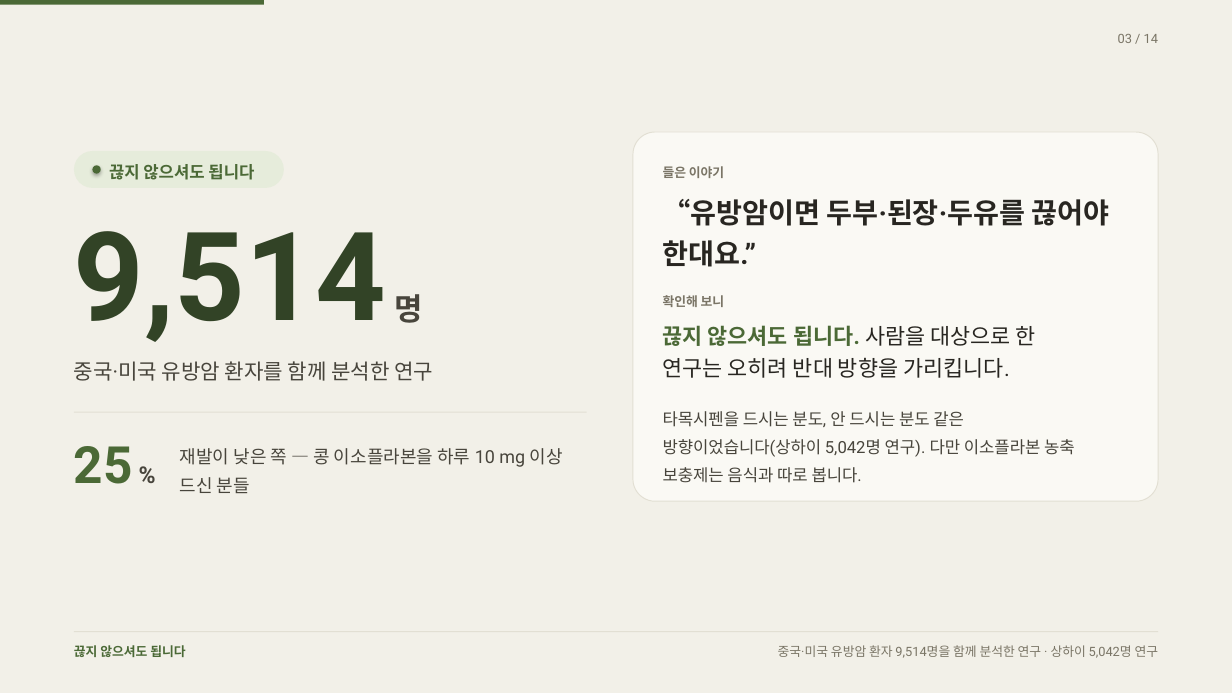
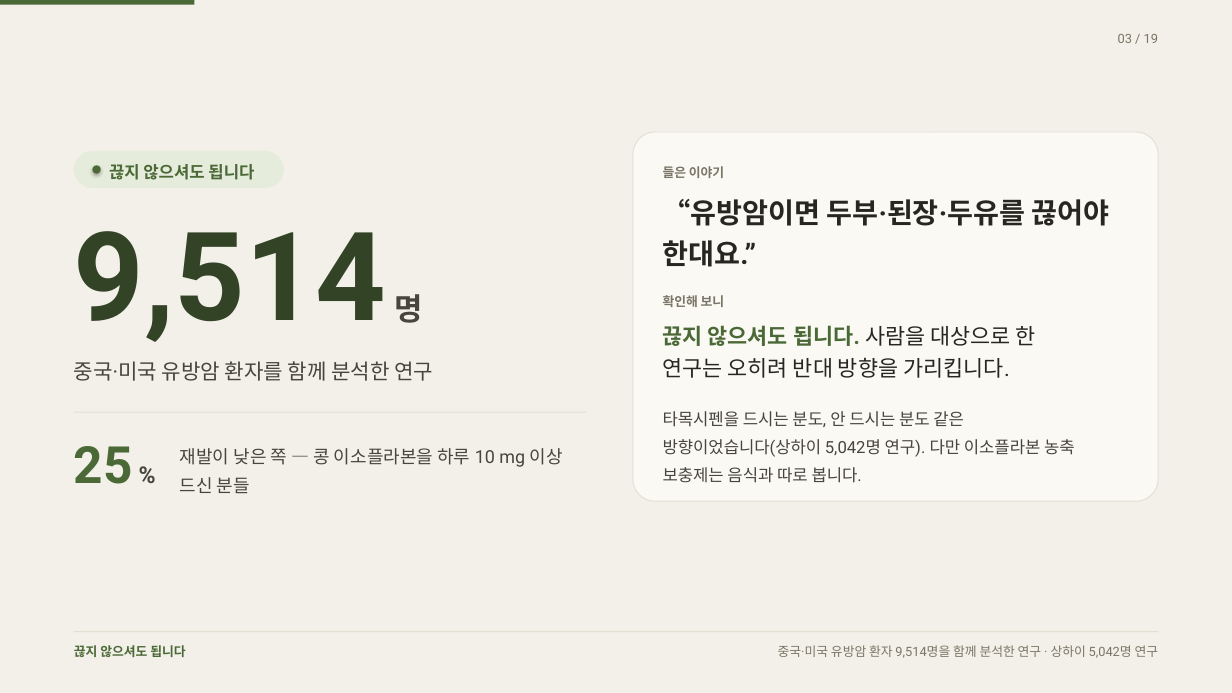
Before and after one commit to rohkwangwon-lang/harucharim-app, a slide deck: slide 3 of docs/홍보/하루차림-환자-발표.pptx. Drawn at 1232x693 pixels with LibreOffice and Linux fonts; fonts in the diff are those of the drawing. Boxes give left, top, right and bottom in pixels: in the first picture for what was removed or moved away, otherwise in the second. Text is boxed around its words. In the diff, an @@ line names an element or a change of style, - is before the commit and + after.

```diff
--- a/docs/홍보/하루차림-환자-발표.pptx
+++ b/docs/홍보/하루차림-환자-발표.pptx
@@ rectangle: place and size @@
-rectangle at (0, 0, 264, 5)
+rectangle at (0, 0, 195, 5)
@@ text at (1118, 34, 1158, 43): text changed @@
-03 / 14
+03 / 19
```
Also in this commit, not shown: 13 other slides changed, 5 slides added, 7 other files.
